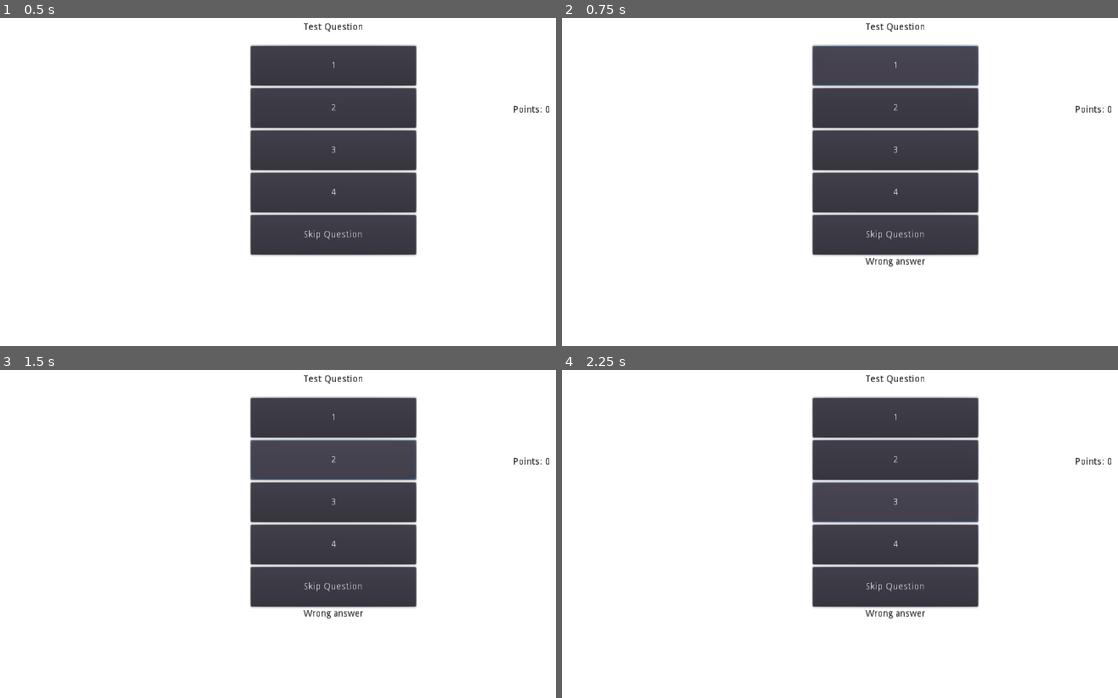
Above: before the commit, frames 1-4 (two rows, left to right).
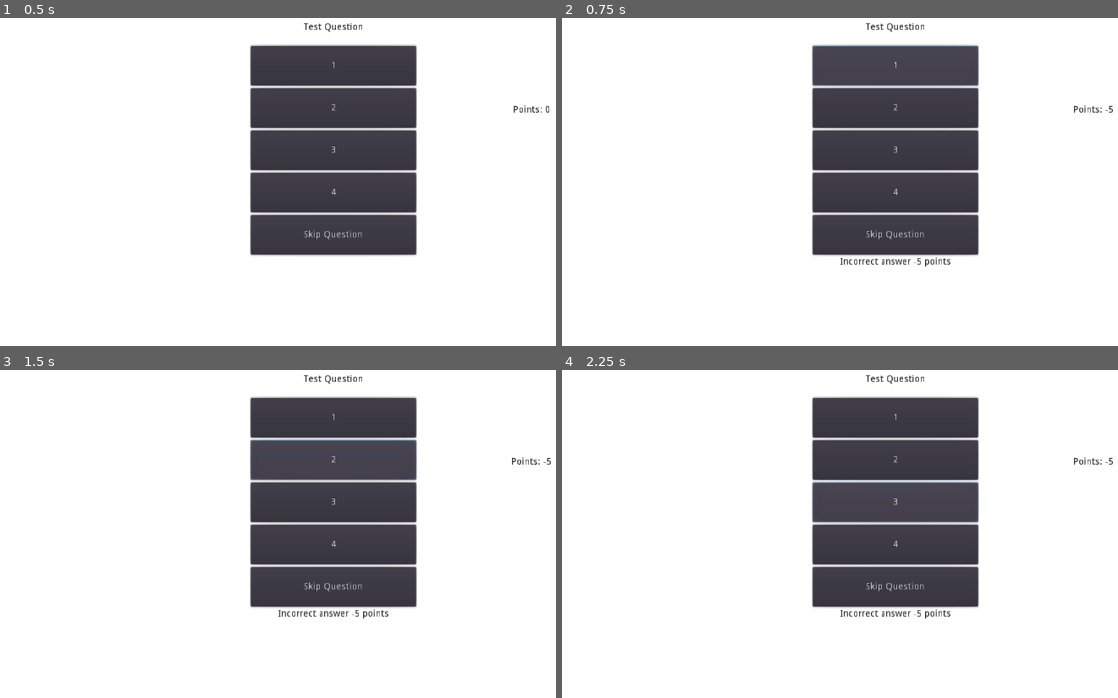
Above: after the commit, the same moments.

Repository: hbeaumont2204/Trivia-Marathon
Game: Godot game, scene res://Scenes/Game.tscn
Two runs of this game, one before a commit and one after it. Both use one fixed random seed, a clock stepped at 60 frames per second and the inputs below.
Inputs:
- Up to frame 1 (0.5 s): no input
- Up to frame 2 (0.75 s): click "1" at 0.5 s
- Up to frame 3 (1.5 s): click "2" at 1.25 s
- Up to frame 4 (2.25 s): click "3" at 2 s

Frame 1 is identical in both runs. In frame 2, 0.4% of the frame differs, in the area x 49-100%, y 26-76%; in frame 3, 0.4%; in frame 4, 0.4%.

Commit message:
Game ends on negative score

Diff:
--- a/Trivia-Marathon-Vita/Code/Game.gd
+++ b/Trivia-Marathon-Vita/Code/Game.gd
@@ -1,5 +1,4 @@
 extends Control
-
 
 var question = ""
 var option_1 = ""
@@ -11,7 +10,7 @@
 var question_pack = ""
 var correct_answer = ""
 #var file_path = "res://Assets/quiz_pack_2.csv"
-var file_path = "res://Assets/quiz_test.csv"
+var file_path = "res://Assets/quiz_test.csv" # Test
 var questionActive = true
 
 var score = 0 # Player Score
@@ -66,7 +65,7 @@
 
 
 func load_question(file):
-	if file.eof_reached():
+	if file.eof_reached() || score < 0: # End game when out of questions or score goes negative
 		end_game()
 		return
 
@@ -96,16 +95,16 @@
 	if questionActive:
 		questionActive = false
 		if selected_answer == correct_answer:
-			answerLabel.text = "Correct Answer"
-			yield(get_tree().create_timer(5.0), "timeout") # Delay between questions
+			answerLabel.text = "Correct Answer +10 points"
 			score += 10
 			update_score()
+			yield(get_tree().create_timer(5.0), "timeout") # Delay between questions
 			load_question(question_pack)
 		else:
-			answerLabel.text = "Wrong answer"
-			yield(get_tree().create_timer(5.0), "timeout") # Delay between questions
+			answerLabel.text = "Incorrect answer -5 points"
 			score -= 5
 			update_score()
+			yield(get_tree().create_timer(5.0), "timeout") # Delay between questions
 			load_question(question_pack)
 
 
